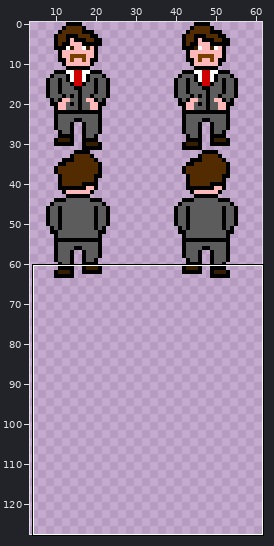
Sprite sheet -- res/player_sprites.png. The picture above shows the old version from afar; the outline marks the close-up.
Close-up. Before the edit:
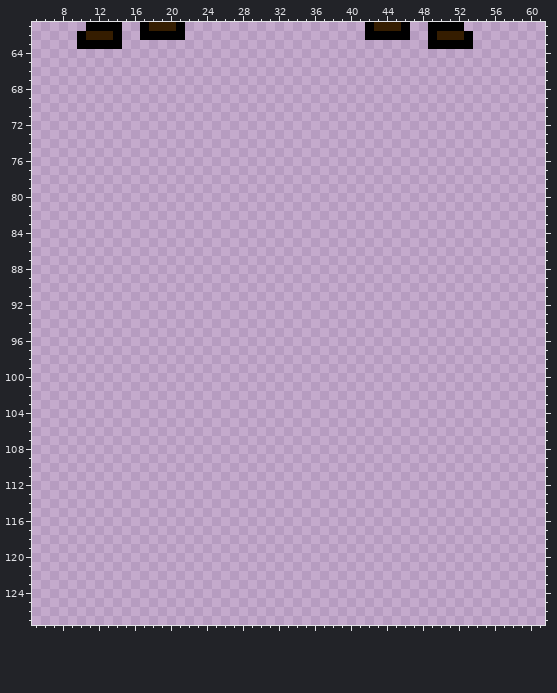
The file is 64x128 pixels. Shown: x 5..61, y 61..127. The wide view leaves out empty margins.
New version:
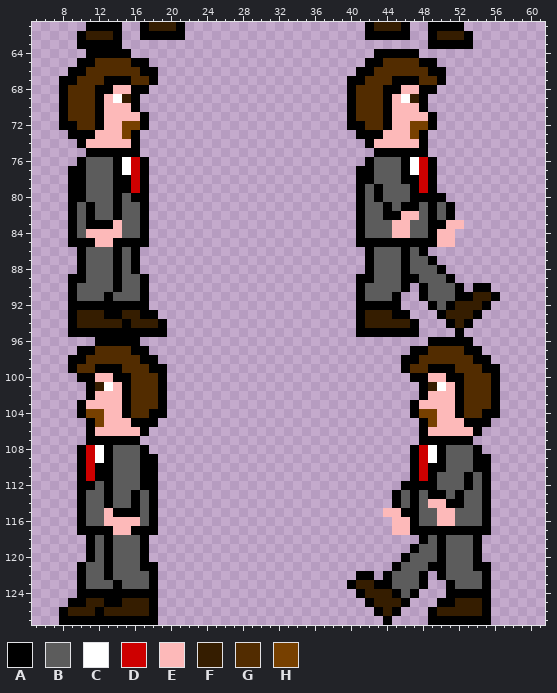
Palette (. is transparent): A #000000  B #5c5c5c  C #ffffff  D #ce0000  E #fdb9b9  F #351d00  G #522c00  H #774000
From the commit log: Modified player sprites to include left and right movements
From old to new:
Changed rows in their new state; - is an unchanged pixel.
first column x 8:
 64 ---AAAAA---------------------------AAAAA---------
 65 --AAGGGGAA------------------------AAGGGGAA-------
 66 -AAGGGGGGAA----------------------AAGGGGGGAA------
 67 AAGGGAAAGGA---------------------AAGGGAAAGGA------
 68 AGGGAAEEAA----------------------AGGGAAEEAA-------
 69 AGGGAECFA-----------------------AGGGAECFA--------
 70 AGGGAEEEA-----------------------AGGGAEEEA--------
 71 AGGGAEEEEA----------------------AGGGAEEEEA-------
 72 AAGGAEEHHA----------------------AAGGAEEHHA-------
 73 -AAAEEEHA------------------------AAAEEEHA--------
 74 --AEEEEEA-------------------------AEEEEEA--------
 75 ---AAAAAA--------------------------AAAAAA--------
 76 --ABBBACDA------------------------ABBBACDA-------
 77 -AABBBACDA-----------------------AABBBACDA-------
 78 -AABBBAADA-----------------------AABBBAADA-------
 79 -AABBBAADA-----------------------ABABBBADA-------
 80 -AABBBABAA-----------------------ABABBBAAAA------
 81 -ABABBABBA-----------------------ABBABAABABA-----
 82 -ABABBABBA-----------------------ABBAAEEBABA-----
 83 -ABAAAEBBA-----------------------ABBBEEBBAAEE----
 84 -ABEEEEBBA-----------------------ABBBEEBBAEE-----
 85 -AAAEEAAAA-----------------------AAAAAAAAAEE-----
 86 --ABBBABA-------------------------ABBBABA--------
 87 --ABBBABA-------------------------ABBBABBA-------
 88 --ABBBABA-------------------------ABBBABBBA------
 89 -AABBBABBA-----------------------AABBBAABBBA-----
 90 -ABBBBABBA-----------------------ABBBBA-ABBBA-AA-
 91 -ABBBABBBA-----------------------ABBBA--ABBBAAFFA
 92 -AAAAAAAAA-----------------------AAAAA---ABAFFFA-
 93 -AFFFAAFFAA----------------------AFFFAA---AFFFA--
 94 -AFFFFFAFFFA---------------------AFFFFFA---AFA---
 95 -AAAAAAAAAAA---------------------AAAAAAA----A----
 96 ----AAAAA--------------------------------AAAAA---
 97 --AAGGGGAA-----------------------------AAGGGGAA--
 98 -AAGGGGGGAA---------------------------AAGGGGGGAA-
 99 -AGGAAAGGGAA--------------------------AGGAAAGGGAA
100 --AAEEAAGGGA---------------------------AAEEAAGGGA
101 ---AFCEAGGGA----------------------------AFCEAGGGA
102 ---AEEEAGGGA----------------------------AEEEAGGGA
103 --AEEEEAGGGA---------------------------AEEEEAGGGA
104 --AHHEEAGGAA---------------------------AHHEEAGGAA
105 ---AHEEEAAA-----------------------------AHEEEAAA-
106 ---AEEEEEA------------------------------AEEEEEA--
107 ---AAAAAA-------------------------------AAAAAA---
108 --ADCABBBA-----------------------------ADCABBBA--
109 --ADCABBBAA----------------------------ADCABBBAA-
110 --ADAABBBAA----------------------------ADAABBBAA-
111 --ADAABBBAA----------------------------ADABBBABA-
112 --AABABBBAA---------------------------AAAABBBABA-
113 --ABBABBABA--------------------------ABABAABABBA-
114 --ABBABBABA--------------------------ABABEEAABBA-
115 --ABBEAAABA-------------------------EEAABBEEBBBA-
116 --ABBEEEEBA--------------------------EEABBEEBBBA-
117 --AAAAEEAAA--------------------------EEAAAAAAAAA-
118 ---ABABBBA------------------------------ABABBBA--
119 ---ABABBBA-----------------------------ABBABBBA--
120 ---ABABBBA----------------------------ABBBABBBA--
121 --ABBABBBAA--------------------------ABBBAABBBAA-
122 --ABBABBBBA----------------------AA-ABBBA-ABBBBA-
123 --ABBBABBBA---------------------AFFAABBBA--ABBBA-
124 --AAAAAAAAA----------------------AFFFABA---AAAAA-
125 -AAFFAAFFFA-----------------------AFFFA---AAFFFA-
126 AFFFAFFFFFA------------------------AFA---AFFFFFA-
127 AAAAAAAAAAA-------------------------A----AAAAAAA-
Where, in picture pixels (left, top, right, bottom), the same in both close-ups:
added: (59, 49, 167, 625)
added: (347, 49, 500, 625)
